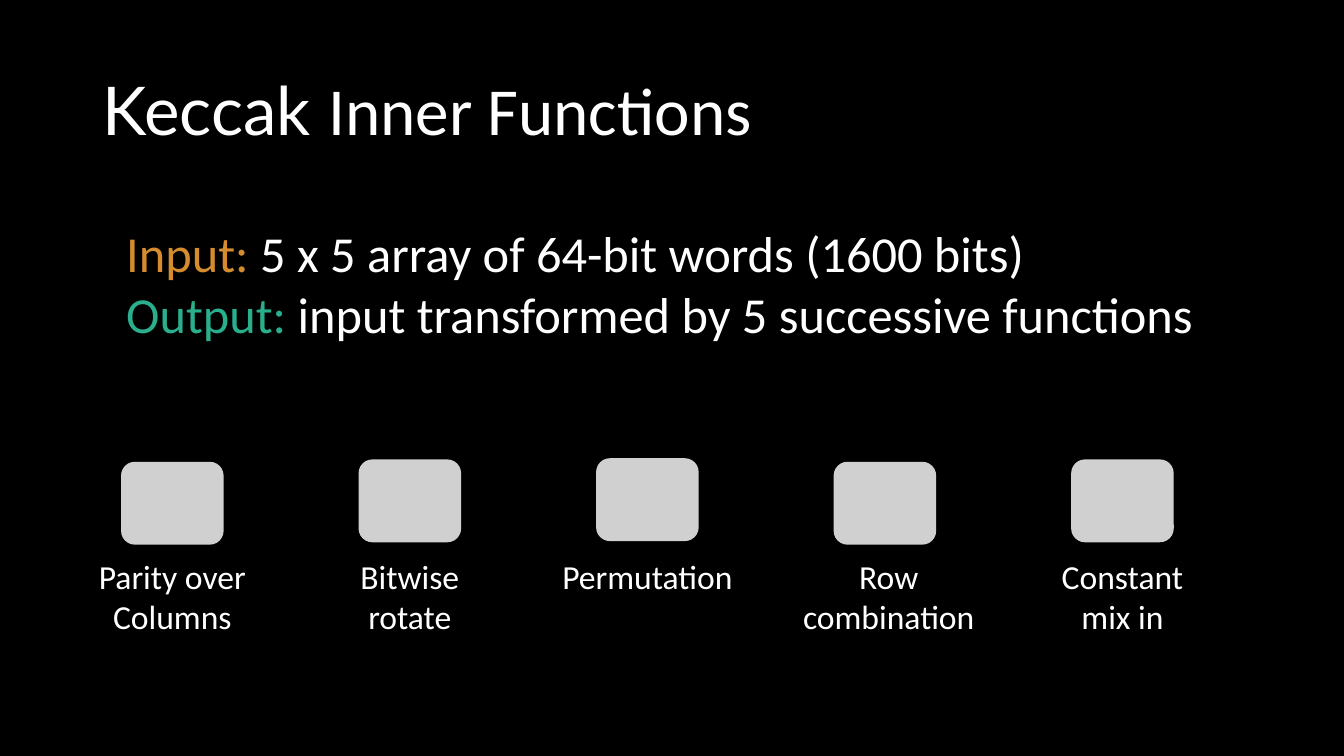
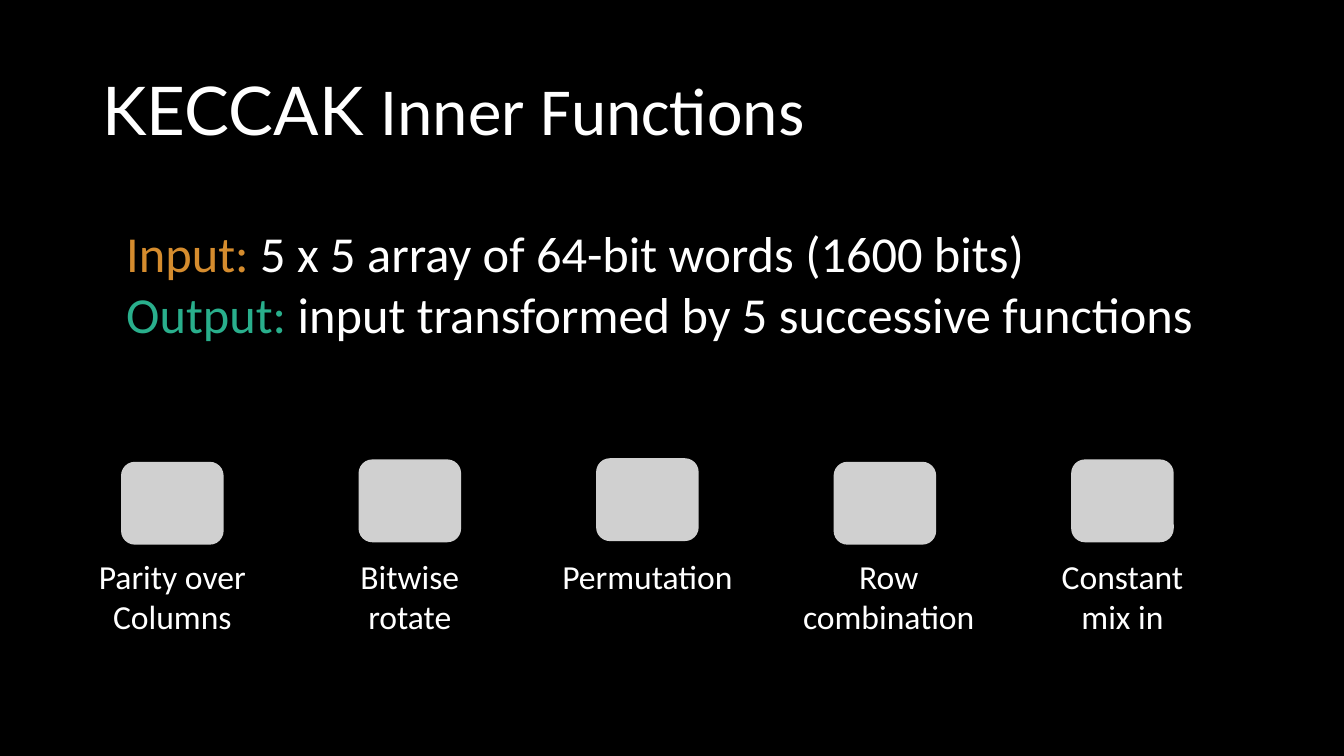
Before and after one commit to ericmercer/sha3-verification, a slide deck: slide 6 of presentation/SPIN2022.pptx. Drawn at 1344x756 pixels with LibreOffice and Linux fonts; fonts in the diff are those of the drawing; grey boxes stand for pictures. Boxes give left, top, right and bottom in pixels: in the first picture for what was removed or moved away, otherwise in the second. Text is boxed around its words. In the diff, an @@ line names an element or a change of style, - is before the commit and + after.

```diff
--- a/presentation/SPIN2022.pptx
+++ b/presentation/SPIN2022.pptx
@@ title at bbox=[102, 86, 804, 136]: text changed @@
-Keccak Inner Functions
+KECCAK Inner Functions
```
Also in this commit, not shown: 9 other slides changed.
